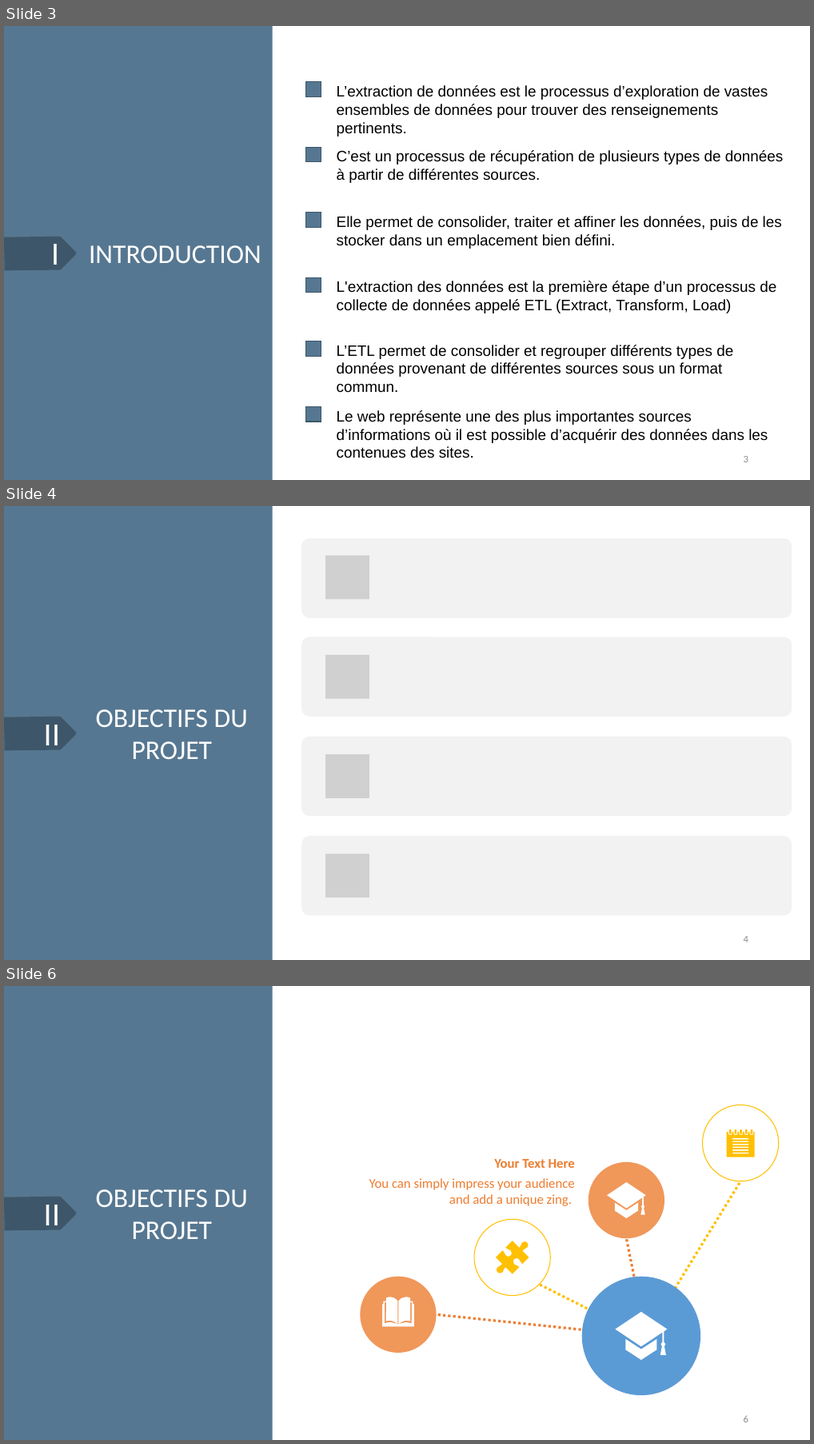
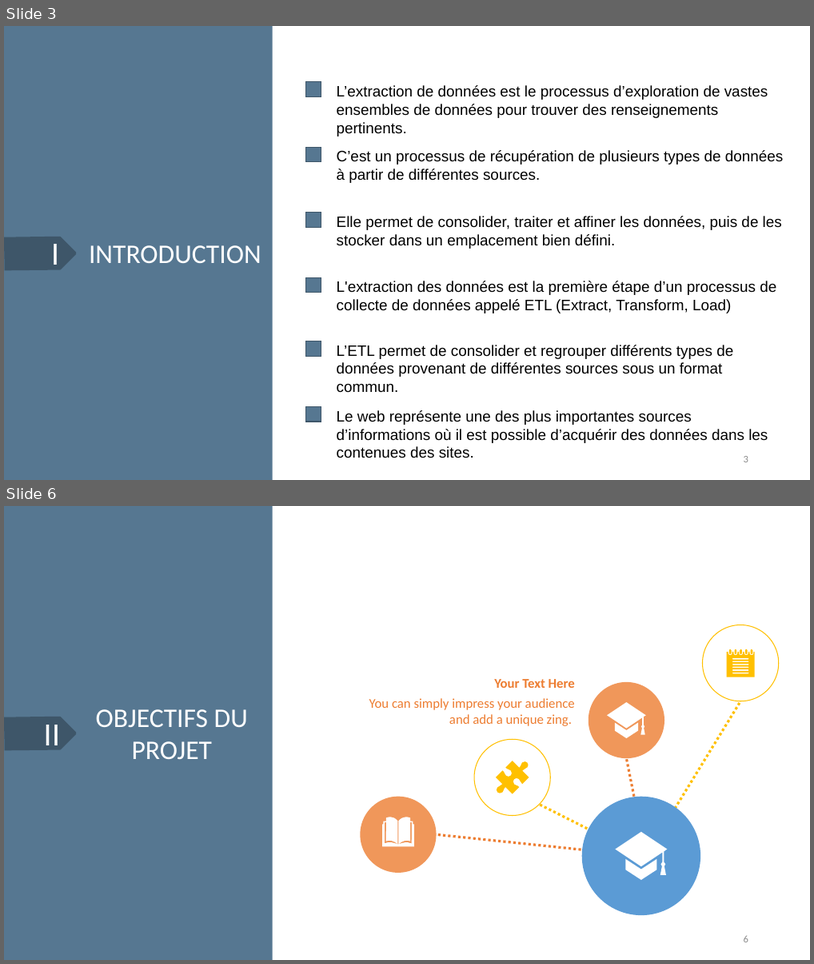
Before and after one commit to Brice-Kevin/ProjetHN, a slide deck: Presentation_dataset.pptx. Shown one above the other, each under a label of ours: slides 3, 4 and 6 before the commit, slides 3 and 6 after it; the slides between them are not shown. The pictures are 814x1444 and 814x964 pixels, drawn with LibreOffice and Linux fonts; fonts in the diff are those of the drawing; grey boxes stand for pictures. Boxes give left, top, right and bottom in pixels: in the first picture for what was removed or moved away, otherwise in the second. Text is boxed around its words. In the diff, an @@ line names an element or a change of style, - is before the commit and + after.

```diff
--- a/Presentation_dataset.pptx
+++ b/Presentation_dataset.pptx
@@ slide 4 removed at bbox=[4, 506, 810, 960], background #FFFFFF @@
@@ rectangle removed at bbox=[4, 506, 273, 960] @@
@@ freeform shape removed at bbox=[4, 716, 77, 751] @@
@@ text removed at bbox=[96, 709, 248, 759] @@
-OBJECTIFS DU PROJET
@@ text removed at bbox=[43, 724, 60, 745] @@
-II
@@ group removed at bbox=[302, 538, 792, 915]: 4 rounded rectangles, 4 pictures @@
@@ page number removed at bbox=[744, 936, 749, 942] @@
-4
```
Also in this commit, not shown: 1 slide changed, 1 slide added, 3 other slides removed, 2 other files.
